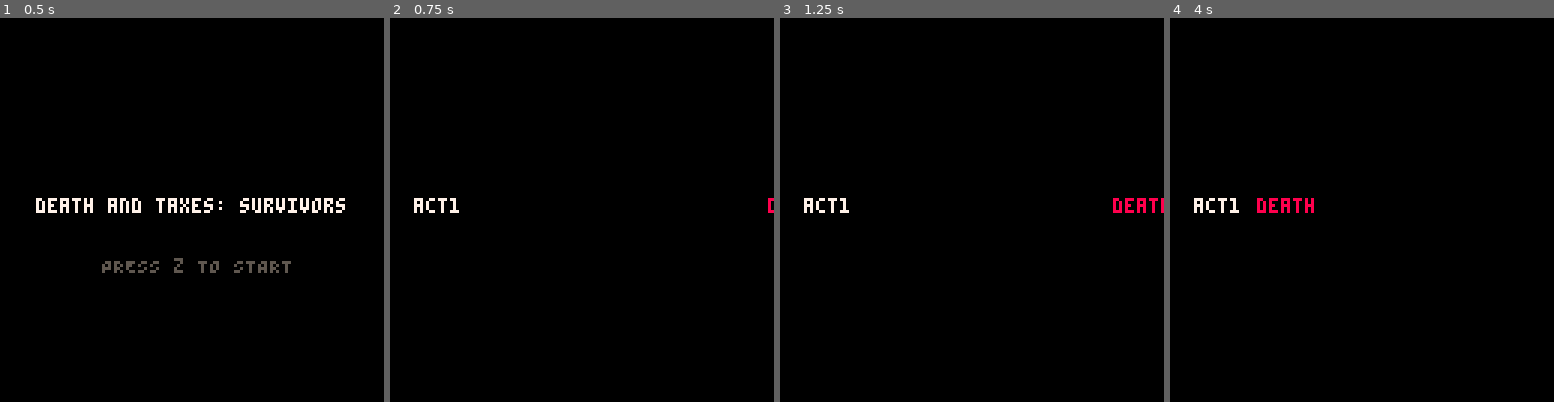
Above: before the commit, frames 1-4 (left to right).
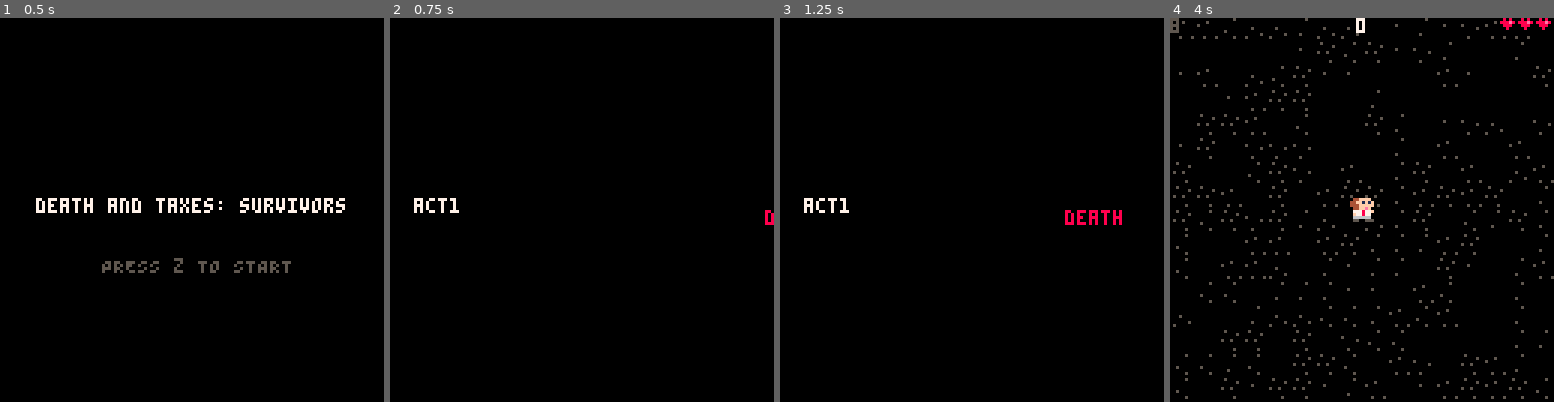
Above: after the commit, the same moments.

Repository: Fammy/death-and-taxes
Game: PICO-8 cartridge death-and-taxes.p8
The game is run twice, just before and just after one commit, with the same random seed, the same clock (stepped at 60 frames per second) and the same inputs.
Inputs:
- Up to frame 1 (0.5 s): no input
- Up to frame 2 (0.75 s): tap O (Z key) at 0.7 s
- Up to frame 3 (1.25 s): no input
- Up to frame 4 (4 s): hold Right 1.6-2.1 s; tap O (Z key) every 0.4 s from 1.7 to 3.7 s; hold Up 2.15-2.42 s; hold Right 2.47-3.03 s; hold Left 3.08-3.58 s; hold Down 3.63-3.97 s

Frame 1 is identical in both runs. In frame 2, 0.1% of the frame differs, in the area x 97-100%, y 46-54%; in frame 3, 0.6%; in frame 4, 4.5%, in the area x 0-100%, y 0-100%.

Commit message:
Fix issues in acts

Diff:
--- a/death-and-taxes.p8
+++ b/death-and-taxes.p8
@@ -51,6 +51,7 @@
     kills = 0
     spawnBuffer = 48
     act = 1
+    actKillsNeeded = 10
     state = "menu" -- menu, act, playing
 
     cam = {
@@ -99,7 +100,7 @@
     if (act == 2) then name = "taxes" end
     if (act == 3) then name = "death and taxes" end
     print("act"..act, 8, 60, color.white)
-    print(name, 128-timer*30, 60, color.red)
+    print(name, 128-timer*60, 64, color.red)
 end
 
 function drawPlaying()
@@ -117,6 +118,10 @@
     end
 
     camera()
+
+    if (player.health <= 0) then
+        print("PRESS z TO RETRY", 34, 80, color.red)
+    end
 
     print(tostr(flr(timer)), 0, 0, color.darkGray)
     print(tostr(flr(score())), 62, 0, color.white)
@@ -166,11 +171,13 @@
 function updateAct()
     timer += 1/60
 
-    if (timer >= 5) then
+    if (timer >= 3) then
         state = "playing"
         music(0)
         musicPlaying = true
         timer = 0
+        lastSpawn = 0
+        player.lastFire = 0
     end
 end
 
@@ -185,7 +192,7 @@
         return
     end
 
-    timer += 1/60
+    timer += 1 / 60
 
     player.invincible -= 1
     if (player.invincible < 0) then player.invincible = 0 end
@@ -380,9 +387,11 @@
             del(enemies, enemy)
             kills += 1
 
-            if (act < 3 and kills >= act * 2) then
+            if (act < 3 and kills >= act * actKillsNeeded) then
                 act += 1
                 timer = 0
+                lastSpawn = 0
+                player.lastFire = 0
                 state = "act"
                 music(-1, 300)
                 musicPlaying = 0
